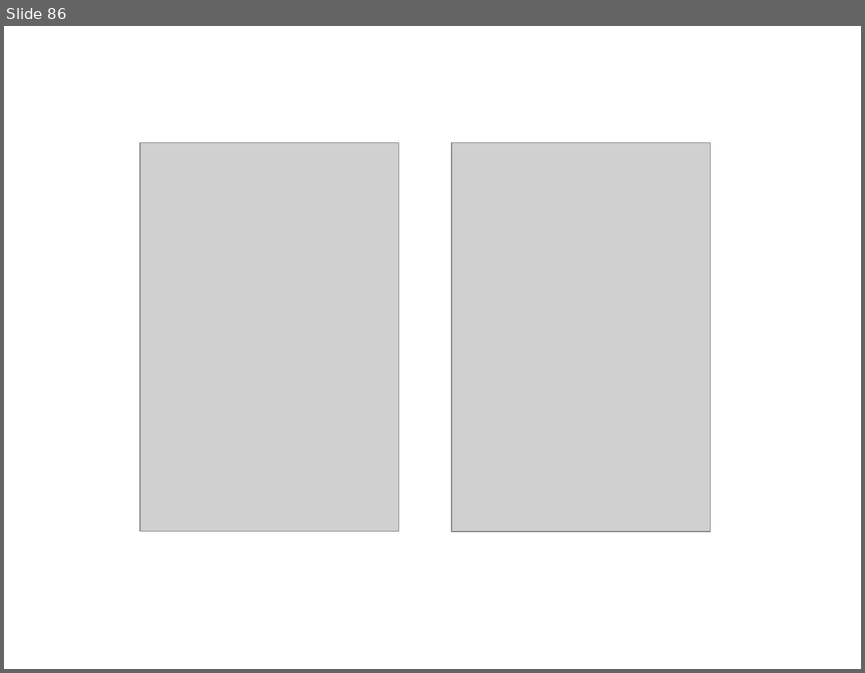
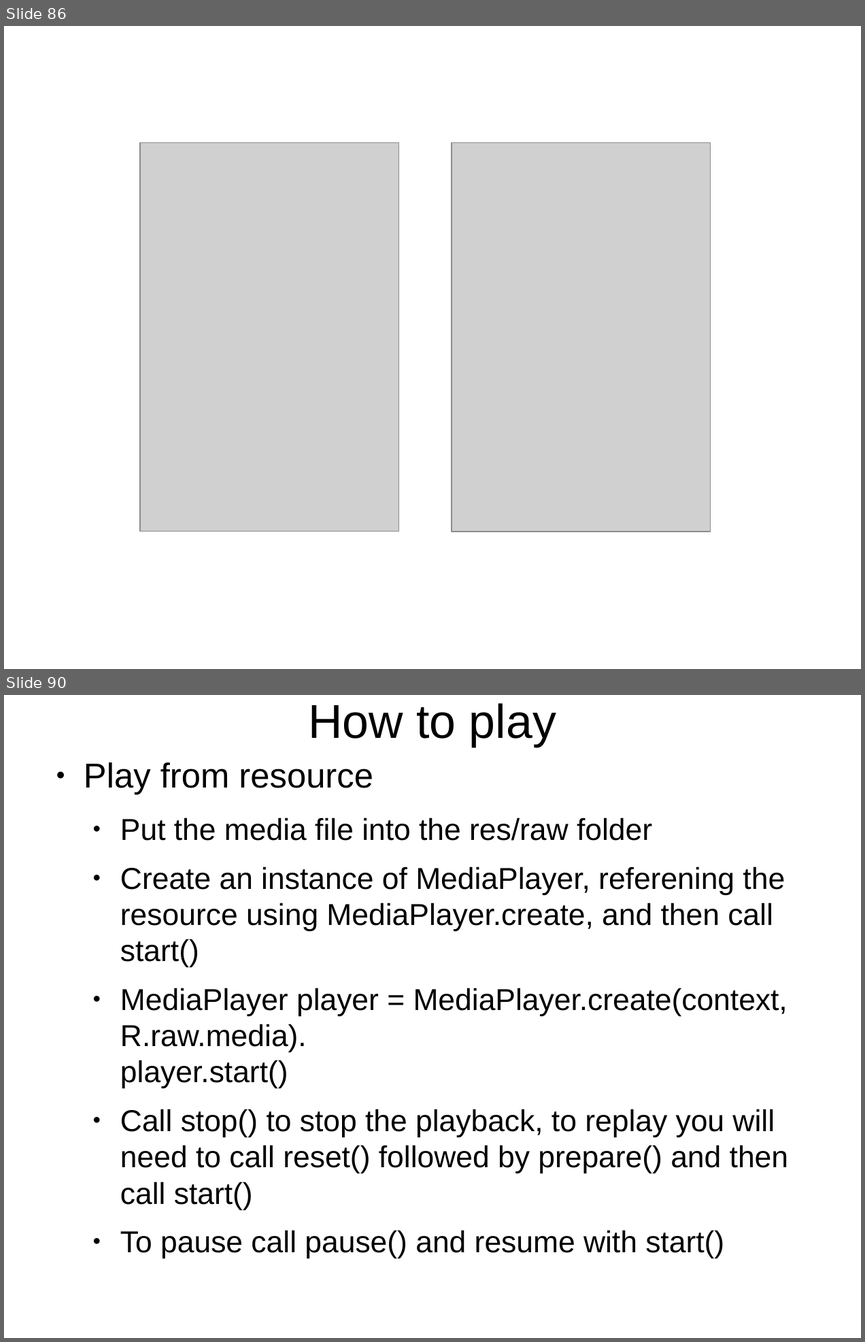
Before and after one commit to thegreatdao/testa, a slide deck: assets/android2.odp. Shown one above the other, each under a label of ours: slide 86 before the commit, slides 86 and 90 after it; the slides between them are not shown. The pictures are 865x673 and 865x1342 pixels, drawn with LibreOffice and Linux fonts; fonts in the diff are those of the drawing; grey boxes stand for pictures. Boxes give left, top, right and bottom in pixels: in the first picture for what was removed or moved away, otherwise in the second. Text is boxed around its words. In the diff, an @@ line names an element or a change of style, - is before the commit and + after.

```diff
--- a/assets/android2.odp
+++ b/assets/android2.odp
@@ slide 90 added at <box>4,695,861,1338</box>, background #FFFFFF @@
@@ title added at <box>308,703,556,747</box>, 44 pt, text #000000 @@
+How to play
@@ text added at <box>84,762,788,1258</box>, 28 pt, text #000000 @@
+● Play from resource
+  ● Put the media file into the res/raw folder
+  ● Create an instance of MediaPlayer, referening the resource using MediaPlayer.create, and then call start()
+  ● MediaPlayer player = MediaPlayer.create(context, R.raw.media).
+    player.start()
+  ● Call stop() to stop the playback, to replay you will need to call reset() followed by prepare() and then call start()
+  ● To pause call pause() and resume with start()
```
Also in this commit, not shown: 5 other slides added, 6 other files.
